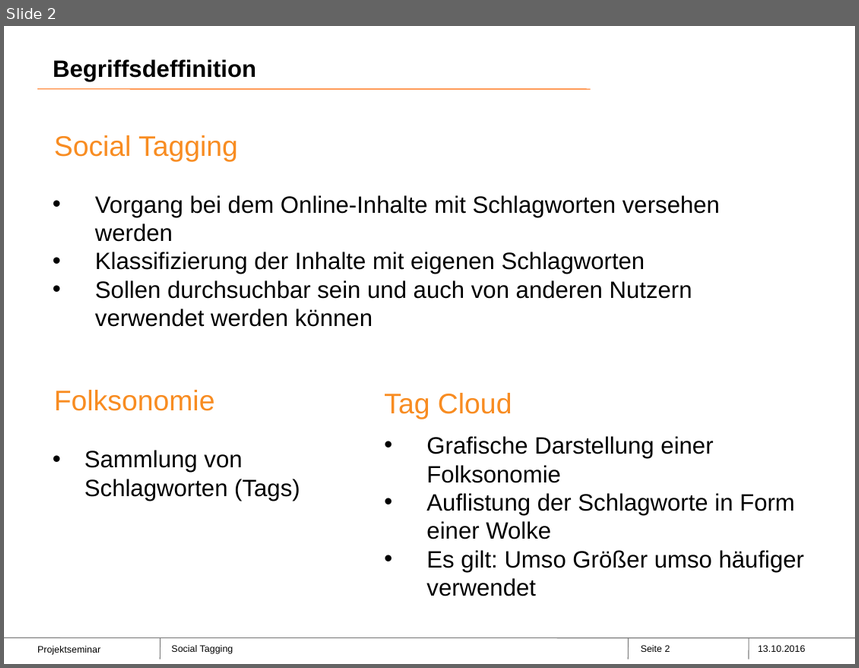
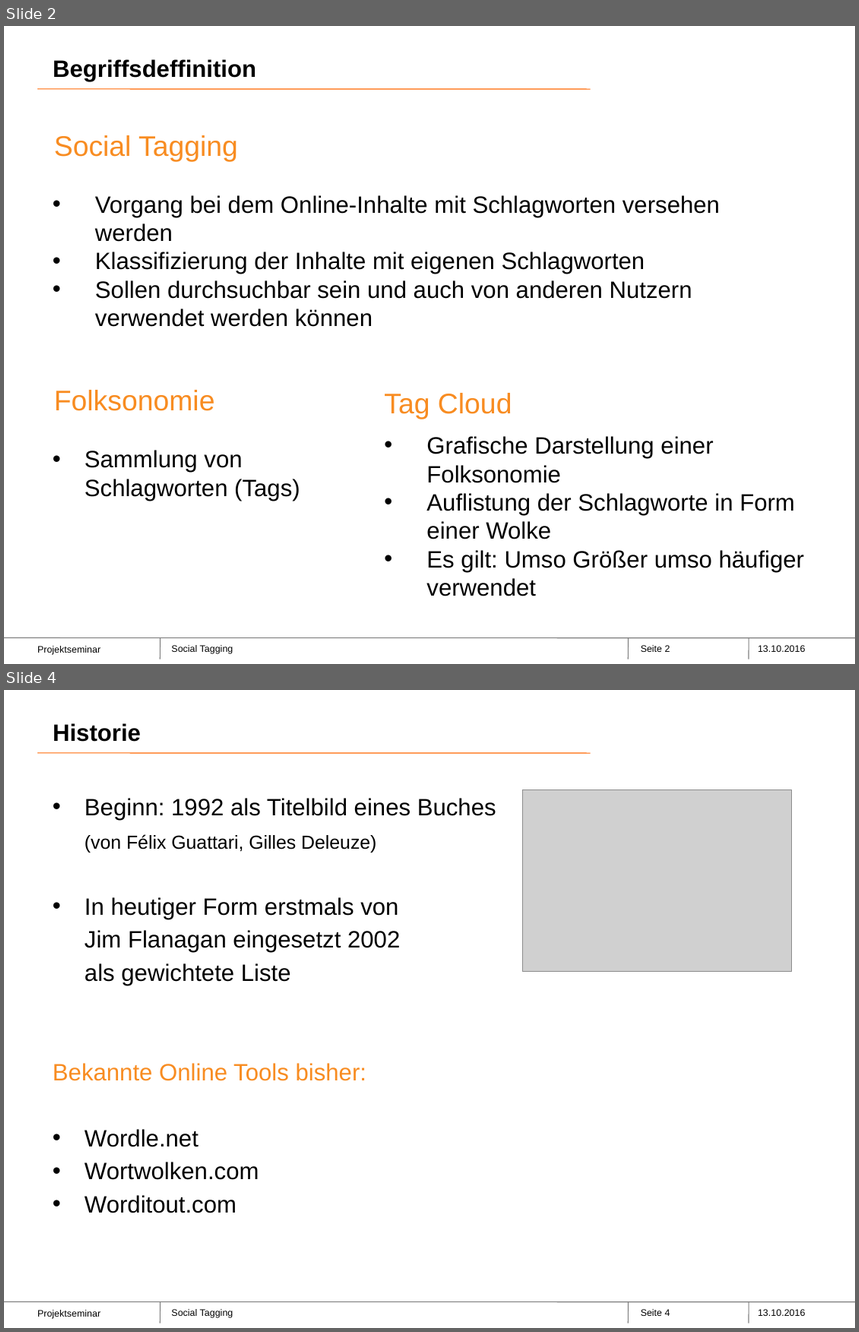
Before and after one commit to Stephie91/Projektseminar, a slide deck: praesentationen/socialtagging.pptx. Shown one above the other, each under a label of ours: slide 2 before the commit, slides 2 and 4 after it; the slides between them are not shown. The pictures are 859x668 and 859x1332 pixels, drawn with LibreOffice and Linux fonts; fonts in the diff are those of the drawing; grey boxes stand for pictures; background and template pictures are left out. Boxes give left, top, right and bottom in pixels: in the first picture for what was removed or moved away, otherwise in the second. Text is boxed around its words. In the diff, an @@ line names an element or a change of style, - is before the commit and + after.

```diff
--- a/praesentationen/socialtagging.pptx
+++ b/praesentationen/socialtagging.pptx
@@ slide 4 added at [4,690,855,1328], background #FFFFFF; not listed: 9 template elements that a slide beside it also shows @@
@@ title added at [53,723,141,742], 20 pt, text #000000, bold @@
+Historie
@@ text added at [53,798,496,1214], 20 pt, text #000000 @@
+• Beginn: 1992 als Titelbild eines Buches
+(von Félix Guattari, Gilles Deleuze)
+• In heutiger Form erstmals von
+Jim Flanagan eingesetzt 2002
+als gewichtete Liste
+Bekannte Online Tools bisher:
+• Wordle.net
+• Wortwolken.com
+• Worditout.com
@@ picture added at [522,790,791,972] @@
```
Also in this commit, not shown: 2 slides changed, 2 other slides added, 2 other files.
